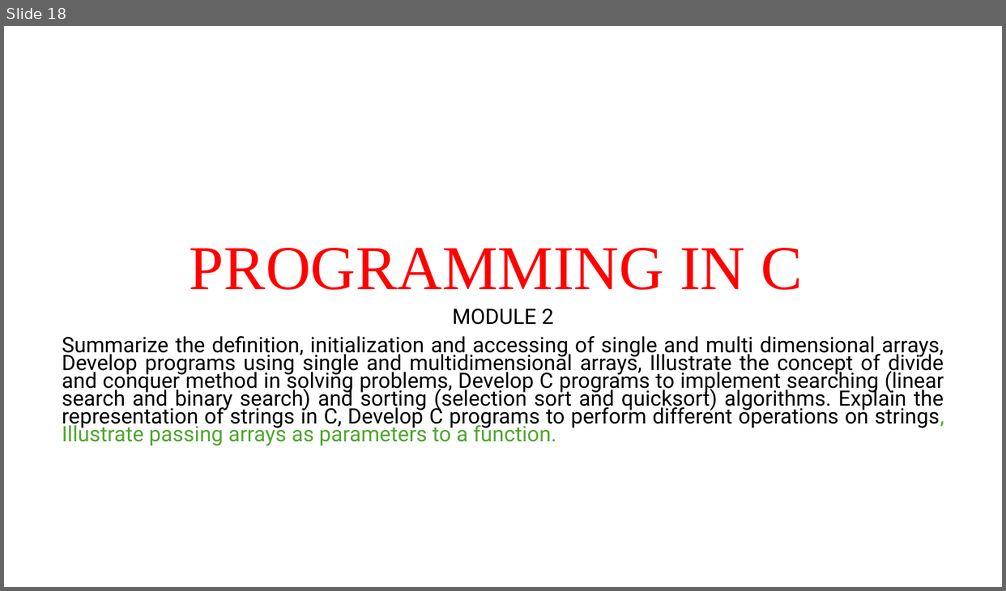
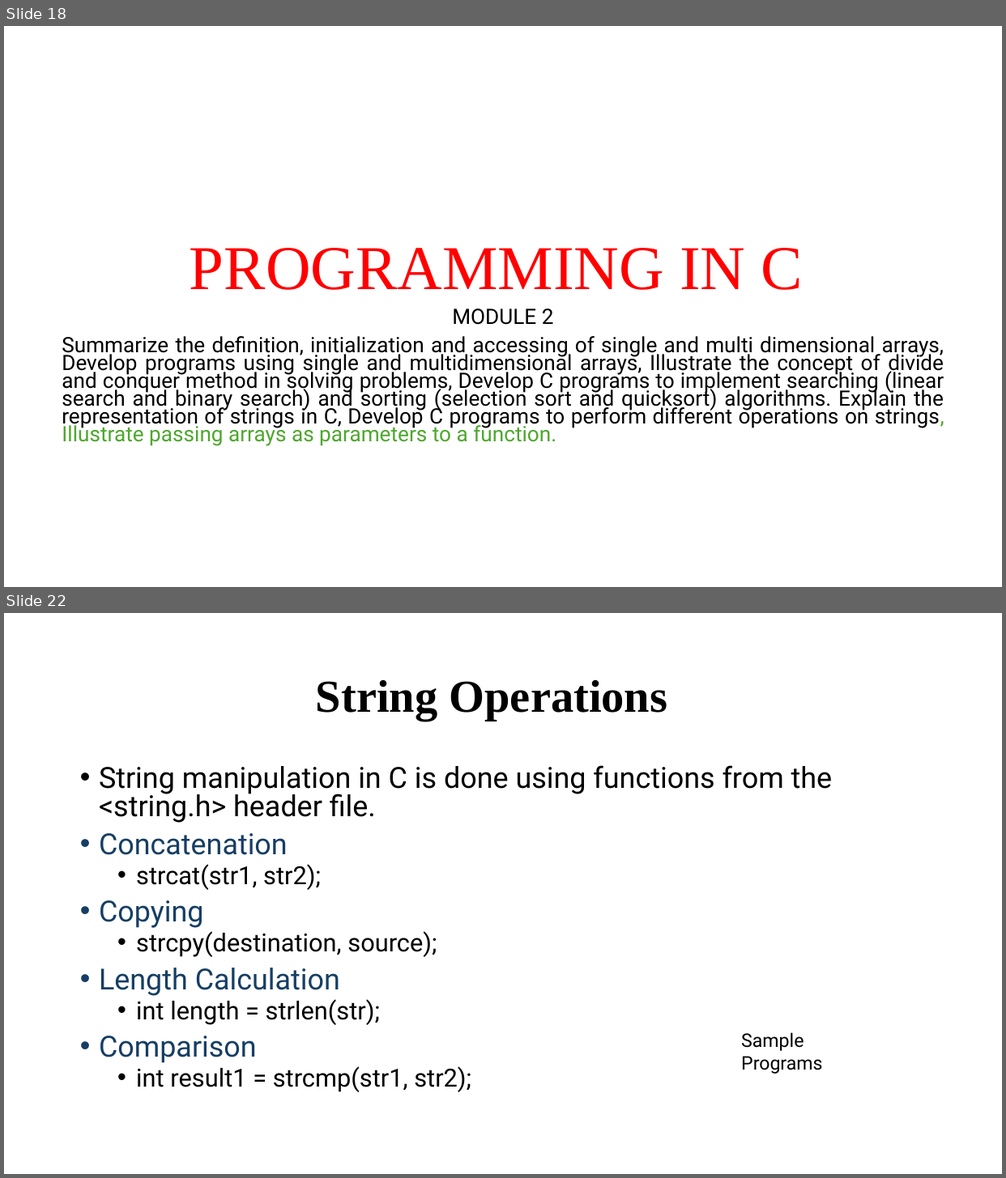
Before and after one commit to Anugrahashaju/S3_Programming_In_C, a slide deck: THEORY/MODULE_2/MODULE2.pptx. Shown one above the other, each under a label of ours: slide 18 before the commit, slides 18 and 22 after it; the slides between them are not shown. The pictures are 1006x591 and 1006x1178 pixels, drawn with LibreOffice and Linux fonts; fonts in the diff are those of the drawing. Boxes give left, top, right and bottom in pixels: in the first picture for what was removed or moved away, otherwise in the second. Text is boxed around its words. In the diff, an @@ line names an element or a change of style, - is before the commit and + after.

Commit message:
added module 3 in teh theory part and added some lab programs of string operations

```diff
--- a/THEORY/MODULE_2/MODULE2.pptx
+++ b/THEORY/MODULE_2/MODULE2.pptx
@@ slide 22 added at [4, 613, 1002, 1174], background #FFFFFF @@
@@ title added at [316, 680, 668, 721], 44 pt, text #000000, bold @@
+String Operations
@@ text added at [99, 765, 833, 1093], 28 pt, text #000000 @@
+• String manipulation in C is done using functions from the <string.h> header file.
+• Concatenation
+  • strcat(str1, str2);
+• Copying
+  • strcpy(destination, source);
+• Length Calculation
+  • int length = strlen(str);
+• Comparison
+  • int result1 = strcmp(str1, str2);
@@ text added at [741, 1033, 822, 1074], 18 pt, text #000000 @@
+Sample Programs
```
Also in this commit, not shown: 2 slides changed, 1 other slide added, 7 other files.
